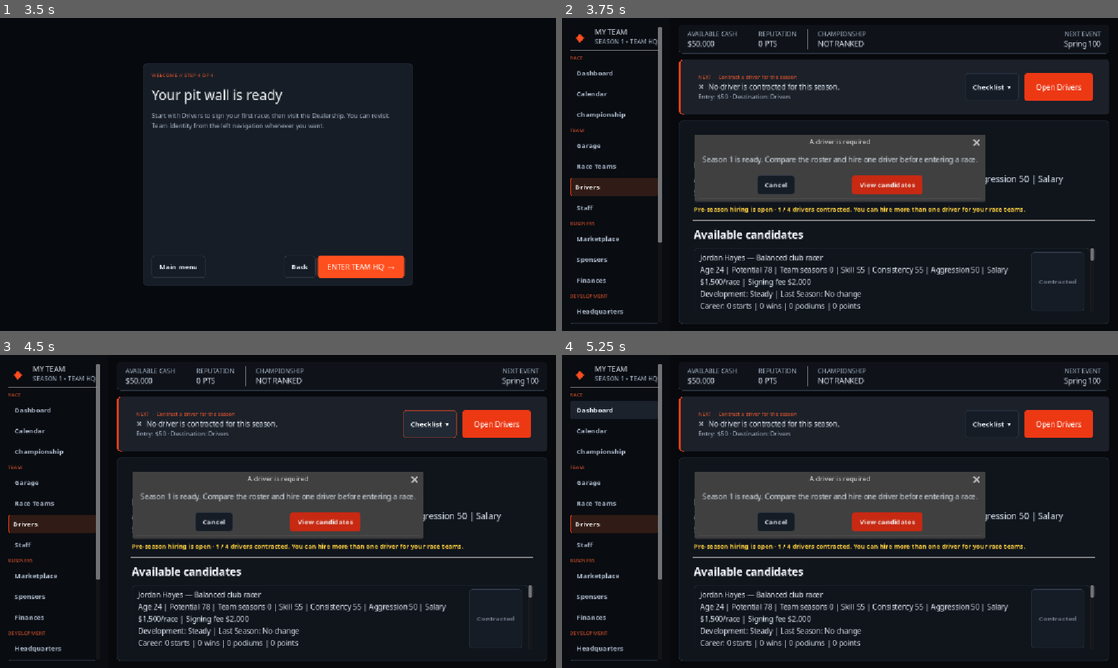
Above: before the commit, frames 1-4 (two rows, left to right).
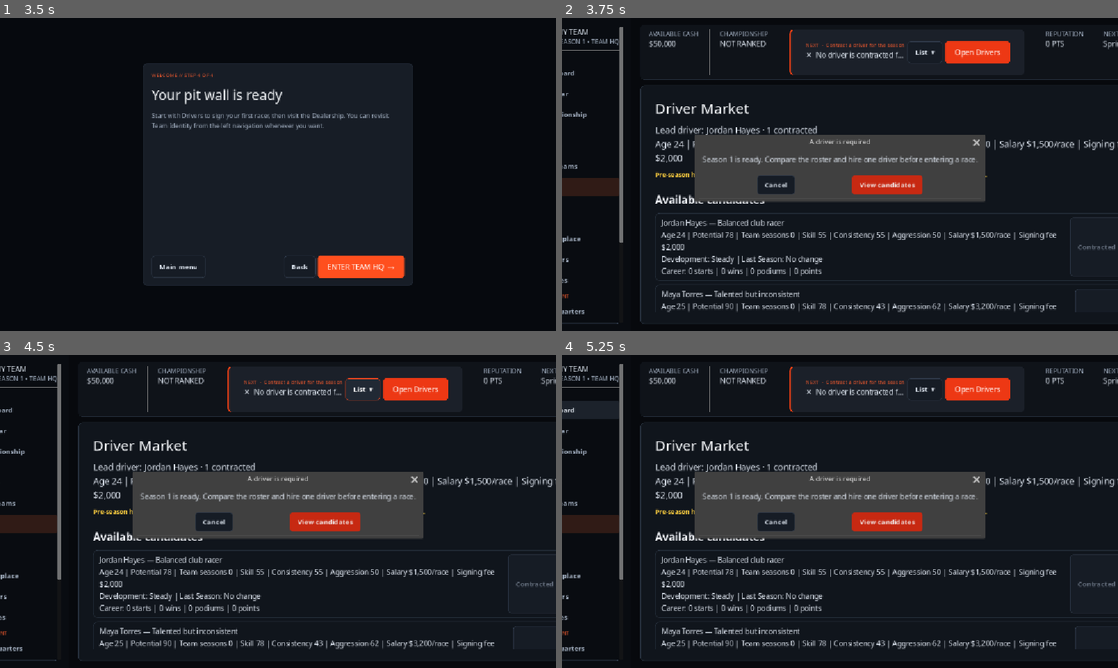
Above: after the commit, the same moments.

Repository: joeyp24/racing_manager
Game: Godot game, scene res://scenes/main_menu/main_menu.tscn
Two runs of this game, one before a commit and one after it. Both use one fixed random seed, a clock stepped at 60 frames per second and the inputs below.
Inputs:
- Up to frame 1 (3.5 s): click "START A NEW CAREER →" at 0.5 s; click "CONTINUE →" at 1.25 s; click "CONTINUE →" at 2 s; click "CONTINUE →" at 2.75 s
- Up to frame 2 (3.75 s): click "ENTER TEAM HQ →" at 3.5 s
- Up to frame 3 (4.5 s): click "Checklist ▾" (after the commit: "List ▾") at 4.25 s
- Up to frame 4 (5.25 s): click "Dashboard" at 5 s

Frame 1 is identical in both runs. In frame 2, 15% of the frame differs, in the area x 0-100%, y 2-98%; in frame 3, 16%; in frame 4, 16%.

Commit message:
Move compact command bar into top status bar

Diff:
--- a/scenes/home/home.tscn
+++ b/scenes/home/home.tscn
@@ -282,6 +282,31 @@
 [node name="Divider1" type="VSeparator" parent="Layout/RightSide/OuterMargin/Stack/TopBar/Status"]
 layout_mode = 2
 
+[node name="PositionBox" type="VBoxContainer" parent="Layout/RightSide/OuterMargin/Stack/TopBar/Status"]
+layout_mode = 2
+theme_override_constants/separation = 0
+
+[node name="Label" type="Label" parent="Layout/RightSide/OuterMargin/Stack/TopBar/Status/PositionBox"]
+layout_mode = 2
+theme_type_variation = &"MutedLabel"
+text = "CHAMPIONSHIP"
+
+[node name="position_label" type="Label" parent="Layout/RightSide/OuterMargin/Stack/TopBar/Status/PositionBox"]
+unique_name_in_owner = true
+layout_mode = 2
+text = "—"
+
+[node name="Divider2" type="VSeparator" parent="Layout/RightSide/OuterMargin/Stack/TopBar/Status"]
+layout_mode = 2
+
+[node name="CommandBar" parent="Layout/RightSide/OuterMargin/Stack/TopBar/Status" instance=ExtResource("2_command")]
+unique_name_in_owner = true
+layout_mode = 2
+size_flags_horizontal = 3
+
+[node name="Divider3" type="VSeparator" parent="Layout/RightSide/OuterMargin/Stack/TopBar/Status"]
+layout_mode = 2
+
 [node name="RepBox" type="VBoxContainer" parent="Layout/RightSide/OuterMargin/Stack/TopBar/Status"]
 layout_mode = 2
 theme_override_constants/separation = 0
@@ -295,23 +320,6 @@
 unique_name_in_owner = true
 layout_mode = 2
 text = "0 PTS"
-
-[node name="Divider2" type="VSeparator" parent="Layout/RightSide/OuterMargin/Stack/TopBar/Status"]
-layout_mode = 2
-
-[node name="PositionBox" type="VBoxContainer" parent="Layout/RightSide/OuterMargin/Stack/TopBar/Status"]
-layout_mode = 2
-theme_override_constants/separation = 0
-
-[node name="Label" type="Label" parent="Layout/RightSide/OuterMargin/Stack/TopBar/Status/PositionBox"]
-layout_mode = 2
-theme_type_variation = &"MutedLabel"
-text = "CHAMPIONSHIP"
-
-[node name="position_label" type="Label" parent="Layout/RightSide/OuterMargin/Stack/TopBar/Status/PositionBox"]
-unique_name_in_owner = true
-layout_mode = 2
-text = "—"
 
 [node name="Spacer" type="Control" parent="Layout/RightSide/OuterMargin/Stack/TopBar/Status"]
 layout_mode = 2
@@ -332,9 +340,6 @@
 layout_mode = 2
 text = "Spring 100"
 horizontal_alignment = 2
-
-[node name="CommandBar" parent="Layout/RightSide/OuterMargin/Stack" instance=ExtResource("2_command")]
-unique_name_in_owner = true
 
 [node name="MainPanel" type="PanelContainer" parent="Layout/RightSide/OuterMargin/Stack"]
 layout_mode = 2
--- a/ui/components/command_bar.gd
+++ b/ui/components/command_bar.gd
@@ -24,6 +24,7 @@
 	next_label.text = "NEXT  ·  " + str(model.get("title", "Review your team"))
 	blocker_label.text = _status_icon(str(model.get("status", ""))) + "  " + str(model.get("reason", ""))
 	consequence_label.text = str(model.get("consequence", ""))
+	tooltip_text = consequence_label.text
 	primary_button.text = str(model.get("action_label", "Review"))
 	primary_button.disabled = current_action.is_empty()
 	primary_button.tooltip_text = "Go to %s" % primary_button.text.trim_suffix(" →")
@@ -33,7 +34,7 @@
 func toggle_expanded() -> void:
 	expanded = not expanded
 	checklist.visible = expanded
-	expand_button.text = "Hide checklist  ▴" if expanded else "Checklist  ▾"
+	expand_button.text = "Hide  ▴" if expanded else "List  ▾"
 
 
 func _build_checklist(checks: Array) -> void:
--- a/ui/components/command_bar.tscn
+++ b/ui/components/command_bar.tscn
@@ -3,25 +3,25 @@
 [ext_resource type="Script" path="res://ui/components/command_bar.gd" id="1"]
 
 [node name="CommandBar" type="PanelContainer"]
-custom_minimum_size = Vector2(0, 72)
+custom_minimum_size = Vector2(320, 48)
 layout_mode = 2
 theme_type_variation = &"HeroPanel"
 script = ExtResource("1")
 
 [node name="Margin" type="MarginContainer" parent="."]
 layout_mode = 2
-theme_override_constants/margin_left = 16
-theme_override_constants/margin_top = 8
-theme_override_constants/margin_right = 10
-theme_override_constants/margin_bottom = 8
+theme_override_constants/margin_left = 10
+theme_override_constants/margin_top = 4
+theme_override_constants/margin_right = 6
+theme_override_constants/margin_bottom = 4
 
 [node name="Content" type="VBoxContainer" parent="Margin"]
 layout_mode = 2
-theme_override_constants/separation = 6
+theme_override_constants/separation = 3
 
 [node name="Collapsed" type="HBoxContainer" parent="Margin/Content"]
 layout_mode = 2
-theme_override_constants/separation = 12
+theme_override_constants/separation = 6
 
 [node name="Summary" type="VBoxContainer" parent="Margin/Content/Collapsed"]
 layout_mode = 2
@@ -41,6 +41,7 @@
 text_overrun_behavior = 3
 
 [node name="ConsequenceLabel" type="Label" parent="Margin/Content/Collapsed/Summary"]
+visible = false
 unique_name_in_owner = true
 layout_mode = 2
 theme_type_variation = &"MutedLabel"
@@ -50,11 +51,11 @@
 [node name="ExpandButton" type="Button" parent="Margin/Content/Collapsed"]
 unique_name_in_owner = true
 layout_mode = 2
-text = "Checklist  ▾"
+text = "List  ▾"
 
 [node name="PrimaryButton" type="Button" parent="Margin/Content/Collapsed"]
 unique_name_in_owner = true
-custom_minimum_size = Vector2(142, 0)
+custom_minimum_size = Vector2(104, 0)
 layout_mode = 2
 theme_type_variation = &"PrimaryButton"
 text = "Review"
